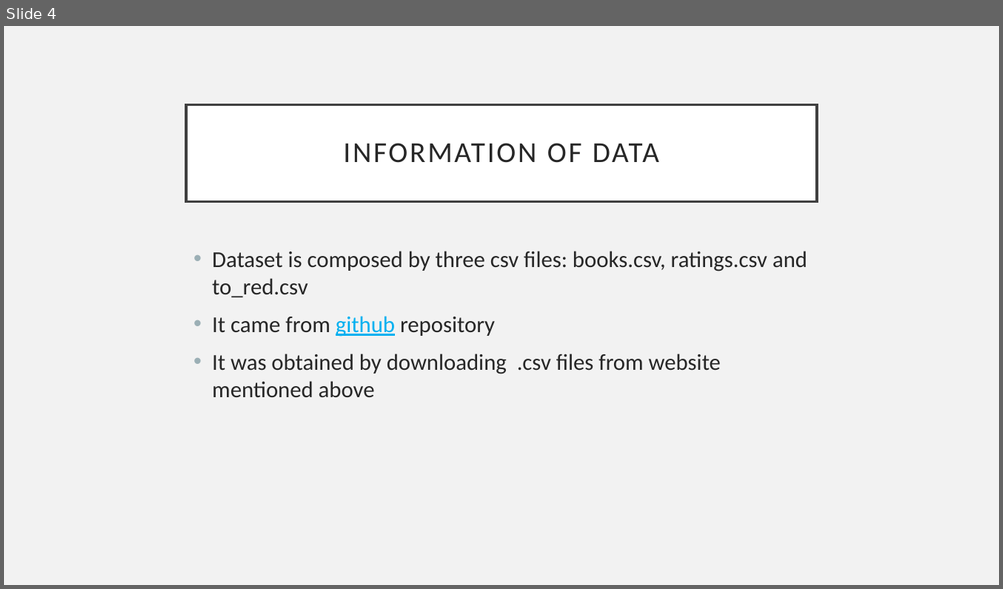
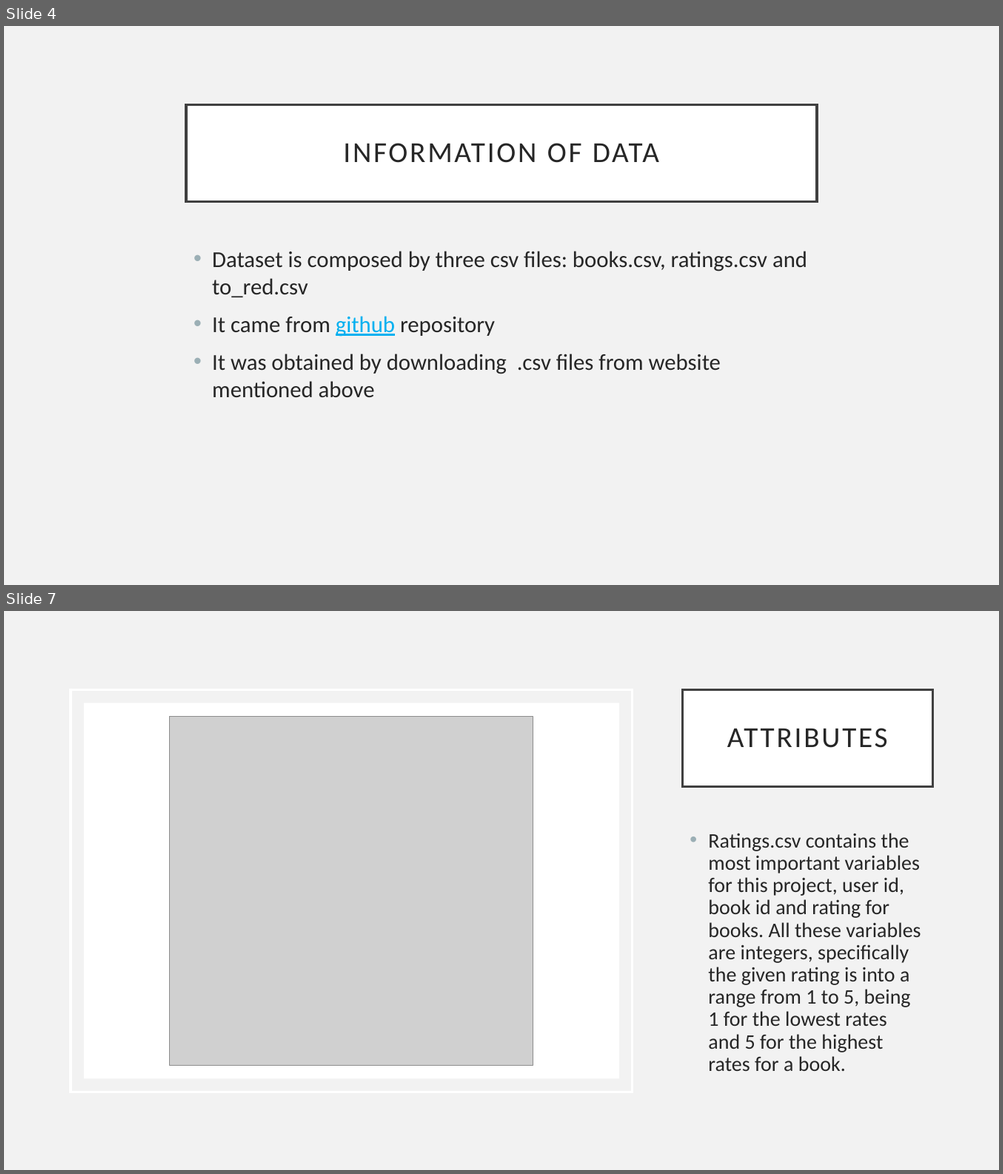
Before and after one commit to mwpnava/Data-Science-Projects, a slide deck: BookRecommender_prediction/Presentation_BRS.pptx. Shown one above the other, each under a label of ours: slide 4 before the commit, slides 4 and 7 after it; the slides between them are not shown. The pictures are 1003x589 and 1003x1174 pixels, drawn with LibreOffice and Linux fonts; fonts in the diff are those of the drawing; grey boxes stand for pictures. Boxes give left, top, right and bottom in pixels: in the first picture for what was removed or moved away, otherwise in the second. Text is boxed around its words. In the diff, an @@ line names an element or a change of style, - is before the commit and + after.

Commit message:
Recommender Book System Project

```diff
--- a/BookRecommender_prediction/Presentation_BRS.pptx
+++ b/BookRecommender_prediction/Presentation_BRS.pptx
@@ slide 7 added at (4,611,999,1170), background #F2F2F2 @@
@@ rectangle added at (71,689,632,1092), outline #FFFFFF 2.5 pt @@
@@ title added at (683,689,932,786), fill #FFFFFF, outline #404040 2.5 pt, 28 pt, text #262626 @@
+ATTRIBUTES
@@ rectangle added at (84,703,619,1079), fill #FFFFFF @@
@@ picture added at (170,716,533,1065) @@
@@ text added at (708,833,920,1071), 20 pt, text #262626 @@
+• Ratings.csv contains the most important variables for this project, user id, book id and rating for books. All these variables are integers, specifically the given rating is into a range from 1 to 5, being 1 for the lowest rates and 5 for the highest rates for a book.
```
Also in this commit, not shown: 4 slides changed, 2 other slides added, 2 other files.
